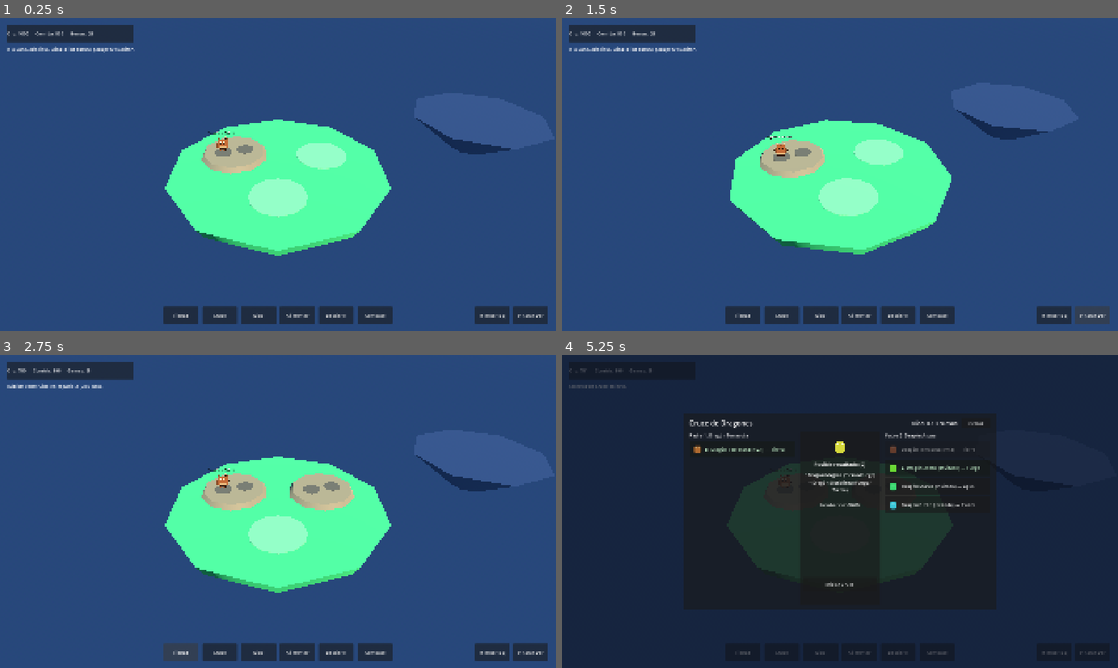
Above: before the commit, frames 1-4 (two rows, left to right).
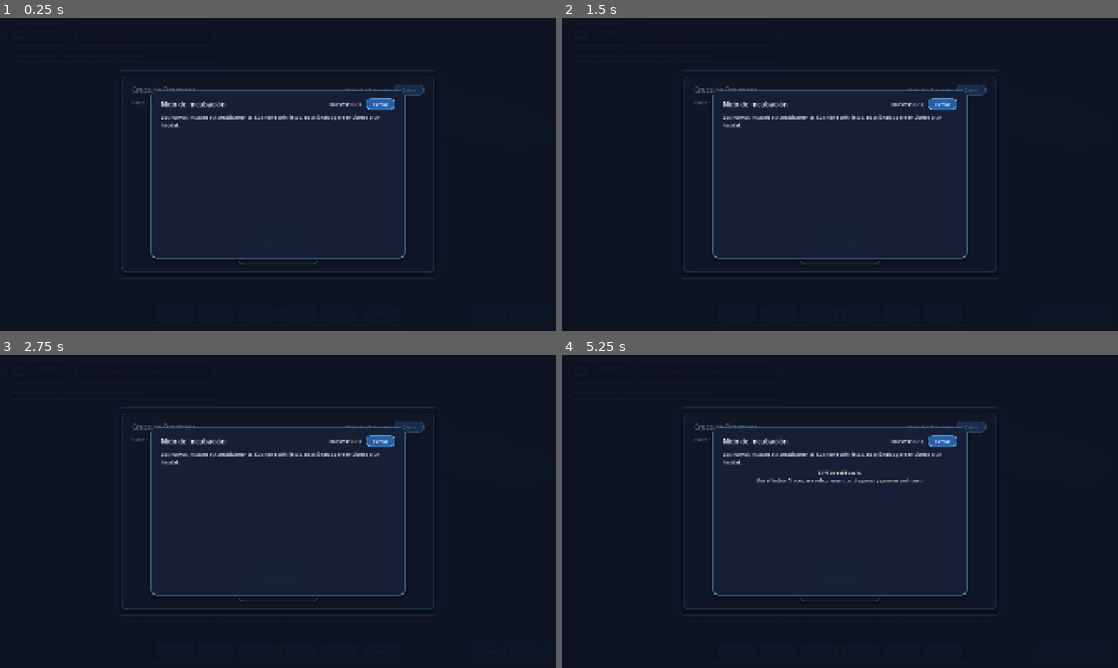
Above: after the commit, the same moments.

Repository: recab535/VJdeRecab
Game: Godot game, scene res://scenes/main.tscn
The game is run twice, just before and just after one commit, with the same random seed, the same clock (stepped at 60 frames per second) and the same inputs.
Inputs:
- Up to frame 1 (0.25 s): no input
- Up to frame 2 (1.5 s): click "↺ Rotar Izq" (after the commit: "↺ Rotar") at 0.5 s; click "↻ Rotar Der" (after the commit: "Rotar ↻") at 1.25 s
- Up to frame 3 (2.75 s): click "Tienda" at 2 s
- Up to frame 4 (5.25 s): click "Cruce" at 2.75 s; click "Nido" at 3.5 s; click "Alimentar" at 4.25 s; click "Bestiario" at 5 s

The runs differ from the first frame. In frame 1, 99% of the frame differs, in the area x 0-100%, y 0-100%; in frame 2, 99%; in frame 3, 99%; in frame 4, 68%.

Commit message:
feat(UI): crear game_theme.tres, extraer hud_basic.tscn estilizado y animaciones Tween

Diff:
--- /dev/null
+++ b/assets/ui/game_theme.tres
@@ -0,0 +1,127 @@
+[gd_resource type="Theme" load_steps=9 format=3]
+
+[sub_resource type="StyleBoxFlat" id="StyleBoxFlat_btn_disabled"]
+content_margin_left = 14.0
+content_margin_top = 8.0
+content_margin_right = 14.0
+content_margin_bottom = 8.0
+bg_color = Color(0.18, 0.21, 0.28, 0.72)
+border_width_left = 2
+border_width_top = 2
+border_width_right = 2
+border_width_bottom = 4
+border_color = Color(0.32, 0.36, 0.44, 0.8)
+corner_radius_top_left = 14
+corner_radius_top_right = 14
+corner_radius_bottom_right = 14
+corner_radius_bottom_left = 14
+
+[sub_resource type="StyleBoxFlat" id="StyleBoxFlat_btn_hover"]
+content_margin_left = 14.0
+content_margin_top = 8.0
+content_margin_right = 14.0
+content_margin_bottom = 8.0
+bg_color = Color(0.24, 0.56, 0.92, 1)
+border_width_left = 2
+border_width_top = 2
+border_width_right = 2
+border_width_bottom = 4
+border_color = Color(0.95, 0.86, 0.42, 1)
+corner_radius_top_left = 14
+corner_radius_top_right = 14
+corner_radius_bottom_right = 14
+corner_radius_bottom_left = 14
+shadow_color = Color(0, 0, 0, 0.45)
+shadow_size = 6
+shadow_offset = Vector2(0, 3)
+
+[sub_resource type="StyleBoxFlat" id="StyleBoxFlat_btn_normal"]
+content_margin_left = 14.0
+content_margin_top = 8.0
+content_margin_right = 14.0
+content_margin_bottom = 8.0
+bg_color = Color(0.16, 0.38, 0.68, 0.96)
+border_width_left = 2
+border_width_top = 2
+border_width_right = 2
+border_width_bottom = 4
+border_color = Color(0.45, 0.78, 1, 0.95)
+corner_radius_top_left = 14
+corner_radius_top_right = 14
+corner_radius_bottom_right = 14
+corner_radius_bottom_left = 14
+shadow_color = Color(0, 0, 0, 0.38)
+shadow_size = 5
+shadow_offset = Vector2(0, 3)
+
+[sub_resource type="StyleBoxFlat" id="StyleBoxFlat_btn_pressed"]
+content_margin_left = 14.0
+content_margin_top = 10.0
+content_margin_right = 14.0
+content_margin_bottom = 6.0
+bg_color = Color(0.12, 0.28, 0.52, 1)
+border_width_left = 2
+border_width_top = 2
+border_width_right = 2
+border_width_bottom = 2
+border_color = Color(1, 0.84, 0.32, 1)
+corner_radius_top_left = 14
+corner_radius_top_right = 14
+corner_radius_bottom_right = 14
+corner_radius_bottom_left = 14
+
+[sub_resource type="StyleBoxFlat" id="StyleBoxFlat_panel"]
+content_margin_left = 16.0
+content_margin_top = 12.0
+content_margin_right = 16.0
+content_margin_bottom = 12.0
+bg_color = Color(0.09, 0.13, 0.22, 0.92)
+border_width_left = 2
+border_width_top = 2
+border_width_right = 2
+border_width_bottom = 4
+border_color = Color(0.42, 0.74, 0.98, 0.85)
+corner_radius_top_left = 18
+corner_radius_top_right = 18
+corner_radius_bottom_right = 18
+corner_radius_bottom_left = 18
+shadow_color = Color(0, 0, 0, 0.5)
+shadow_size = 10
+shadow_offset = Vector2(0, 5)
+
+[sub_resource type="StyleBoxFlat" id="StyleBoxFlat_pb_bg"]
+bg_color = Color(0.06, 0.08, 0.14, 0.95)
+border_width_left = 2
+border_width_top = 2
+border_width_right = 2
+border_width_bottom = 2
+border_color = Color(0.28, 0.42, 0.62, 0.9)
+corner_radius_top_left = 10
+corner_radius_top_right = 10
+corner_radius_bottom_right = 10
+corner_radius_bottom_left = 10
+
+[sub_resource type="StyleBoxFlat" id="StyleBoxFlat_pb_fill"]
+bg_color = Color(0.26, 0.84, 0.46, 1)
+corner_radius_top_left = 8
+corner_radius_top_right = 8
+corner_radius_bottom_right = 8
+corner_radius_bottom_left = 8
+
+[resource]
+default_font_size = 17
+Button/colors/font_color = Color(0.96, 0.98, 1, 1)
+Button/colors/font_disabled_color = Color(0.55, 0.6, 0.68, 0.8)
+Button/colors/font_hover_color = Color(1, 0.96, 0.78, 1)
+Button/colors/font_pressed_color = Color(1, 0.88, 0.52, 1)
+Button/styles/disabled = SubResource("StyleBoxFlat_btn_disabled")
+Button/styles/focus = SubResource("StyleBoxFlat_btn_hover")
+Button/styles/hover = SubResource("StyleBoxFlat_btn_hover")
+Button/styles/normal = SubResource("StyleBoxFlat_btn_normal")
+Button/styles/pressed = SubResource("StyleBoxFlat_btn_pressed")
+Label/colors/font_color = Color(0.94, 0.96, 1, 1)
+Label/colors/font_outline_color = Color(0.05, 0.07, 0.12, 0.95)
+Label/constants/outline_size = 3
+PanelContainer/styles/panel = SubResource("StyleBoxFlat_panel")
+ProgressBar/styles/background = SubResource("StyleBoxFlat_pb_bg")
+ProgressBar/styles/fill = SubResource("StyleBoxFlat_pb_fill")
--- a/scenes/main.tscn
+++ b/scenes/main.tscn
@@ -1,12 +1,9 @@
-[gd_scene load_steps=22 format=3]
+[gd_scene load_steps=18 format=3]
 
 [ext_resource type="Script" path="res://scripts/main.gd" id="1_main"]
 [ext_resource type="Script" path="res://scripts/world/camera_rig.gd" id="2_cam"]
-[ext_resource type="Script" path="res://scripts/ui/hud_basic.gd" id="3_hud"]
-[ext_resource type="Script" path="res://scripts/world/locked_island.gd" id="4_locked"]
-[ext_resource type="PackedScene" path="res://scenes/ui/bestiario_panel.tscn" id="5_bestiario"]
-[ext_resource type="PackedScene" path="res://scenes/ui/breeding_panel.tscn" id="6_breeding"]
-[ext_resource type="PackedScene" path="res://scenes/ui/nest_panel.tscn" id="7_nest"]
+[ext_resource type="Script" path="res://scripts/world/locked_island.gd" id="3_locked"]
+[ext_resource type="PackedScene" path="res://scenes/ui/hud_basic.tscn" id="4_hud_scene"]
 
 [sub_resource type="ProceduralSkyMaterial" id="ProceduralSkyMaterial_1"]
 sky_top_color = Color(0.24, 0.58, 0.92, 1)
@@ -166,243 +163,4 @@
 transform = Transform3D(1, 0, 0, 0, 0.819152, 0.573576, 0, -0.573576, 0.819152, 0, 10, 14)
 fov = 50.0
 
-[node name="HUD" type="CanvasLayer" parent="."]
-script = ExtResource("3_hud")
-
-[node name="RootControl" type="Control" parent="HUD"]
-layout_mode = 3
-anchors_preset = 15
-anchor_right = 1.0
-anchor_bottom = 1.0
-grow_horizontal = 2
-grow_vertical = 2
-mouse_filter = 2
-
-[node name="RecursosPanel" type="PanelContainer" parent="HUD/RootControl"]
-layout_mode = 0
-offset_left = 24.0
-offset_top = 24.0
-offset_right = 460.0
-offset_bottom = 84.0
-
-[node name="HBoxRecursos" type="HBoxContainer" parent="HUD/RootControl/RecursosPanel"]
-layout_mode = 2
-theme_override_constants/separation = 24
-
-[node name="LblOro" type="Label" parent="HUD/RootControl/RecursosPanel/HBoxRecursos"]
-unique_name_in_owner = true
-layout_mode = 2
-text = "Oro: 1000"
-
-[node name="LblComida" type="Label" parent="HUD/RootControl/RecursosPanel/HBoxRecursos"]
-unique_name_in_owner = true
-layout_mode = 2
-text = "Comida: 500"
-
-[node name="LblGemas" type="Label" parent="HUD/RootControl/RecursosPanel/HBoxRecursos"]
-unique_name_in_owner = true
-layout_mode = 2
-text = "Gemas: 25"
-
-[node name="LblEstadoAccion" type="Label" parent="HUD/RootControl"]
-unique_name_in_owner = true
-layout_mode = 0
-offset_left = 24.0
-offset_top = 96.0
-offset_right = 760.0
-offset_bottom = 128.0
-text = "Isla Santuario lista. Clica la isla oscura para previsualizar."
-
-[node name="PanelIslaPreview" type="PanelContainer" parent="HUD/RootControl"]
-unique_name_in_owner = true
-visible = false
-layout_mode = 1
-anchors_preset = 8
-anchor_left = 0.5
-anchor_top = 0.5
-anchor_right = 0.5
-anchor_bottom = 0.5
-offset_left = -210.0
-offset_top = -120.0
-offset_right = 210.0
-offset_bottom = 120.0
-grow_horizontal = 2
-grow_vertical = 2
-
-[node name="VBoxPreview" type="VBoxContainer" parent="HUD/RootControl/PanelIslaPreview"]
-layout_mode = 2
-theme_override_constants/separation = 12
-
-[node name="LblIslaTitulo" type="Label" parent="HUD/RootControl/PanelIslaPreview/VBoxPreview"]
-unique_name_in_owner = true
-layout_mode = 2
-text = "Isla 2 — Bruma Volcánica"
-
-[node name="LblIslaDetalle" type="Label" parent="HUD/RootControl/PanelIslaPreview/VBoxPreview"]
-unique_name_in_owner = true
-layout_mode = 2
-text = "Espacios construibles: 4"
-
-[node name="HBoxPreviewBtns" type="HBoxContainer" parent="HUD/RootControl/PanelIslaPreview/VBoxPreview"]
-layout_mode = 2
-theme_override_constants/separation = 12
-
-[node name="BtnDesbloquearIsla" type="Button" parent="HUD/RootControl/PanelIslaPreview/VBoxPreview/HBoxPreviewBtns"]
-unique_name_in_owner = true
-custom_minimum_size = Vector2(200, 42)
-layout_mode = 2
-text = "Desbloquear (2500 Oro)"
-
-[node name="BtnCerrarPreview" type="Button" parent="HUD/RootControl/PanelIslaPreview/VBoxPreview/HBoxPreviewBtns"]
-unique_name_in_owner = true
-custom_minimum_size = Vector2(100, 42)
-layout_mode = 2
-text = "Cerrar"
-
-[node name="RotacionBar" type="HBoxContainer" parent="HUD/RootControl"]
-layout_mode = 1
-anchors_preset = 3
-anchor_left = 1.0
-anchor_top = 1.0
-anchor_right = 1.0
-anchor_bottom = 1.0
-offset_left = -280.0
-offset_top = -84.0
-offset_right = -24.0
-offset_bottom = -24.0
-grow_horizontal = 0
-grow_vertical = 0
-theme_override_constants/separation = 12
-
-[node name="BtnRotarIzq" type="Button" parent="HUD/RootControl/RotacionBar"]
-unique_name_in_owner = true
-custom_minimum_size = Vector2(120, 48)
-layout_mode = 2
-text = "↺ Rotar Izq"
-
-[node name="BtnRotarDer" type="Button" parent="HUD/RootControl/RotacionBar"]
-unique_name_in_owner = true
-custom_minimum_size = Vector2(120, 48)
-layout_mode = 2
-text = "↻ Rotar Der"
-
-[node name="AccionesBar" type="HBoxContainer" parent="HUD/RootControl"]
-layout_mode = 1
-anchors_preset = 7
-anchor_left = 0.5
-anchor_top = 1.0
-anchor_right = 0.5
-anchor_bottom = 1.0
-offset_left = -420.0
-offset_top = -84.0
-offset_right = 420.0
-offset_bottom = -24.0
-grow_horizontal = 2
-grow_vertical = 0
-theme_override_constants/separation = 14
-alignment = 1
-
-[node name="BtnTienda" type="Button" parent="HUD/RootControl/AccionesBar"]
-custom_minimum_size = Vector2(120, 48)
-layout_mode = 2
-text = "Tienda"
-
-[node name="BtnCruce" type="Button" parent="HUD/RootControl/AccionesBar"]
-custom_minimum_size = Vector2(120, 48)
-layout_mode = 2
-text = "Cruce"
-
-[node name="BtnNido" type="Button" parent="HUD/RootControl/AccionesBar"]
-custom_minimum_size = Vector2(120, 48)
-layout_mode = 2
-text = "Nido"
-
-[node name="BtnAlimentar" type="Button" parent="HUD/RootControl/AccionesBar"]
-custom_minimum_size = Vector2(120, 48)
-layout_mode = 2
-text = "Alimentar"
-
-[node name="BtnBestiario" type="Button" parent="HUD/RootControl/AccionesBar"]
-custom_minimum_size = Vector2(120, 48)
-layout_mode = 2
-text = "Bestiario"
-
-[node name="BtnCombate" type="Button" parent="HUD/RootControl/AccionesBar"]
-custom_minimum_size = Vector2(120, 48)
-layout_mode = 2
-text = "Combate"
-
-[node name="PanelAlimentar" type="PanelContainer" parent="HUD/RootControl"]
-unique_name_in_owner = true
-visible = false
-layout_mode = 1
-anchors_preset = 8
-anchor_left = 0.5
-anchor_top = 0.5
-anchor_right = 0.5
-anchor_bottom = 0.5
-offset_left = -220.0
-offset_top = -145.0
-offset_right = 220.0
-offset_bottom = 145.0
-grow_horizontal = 2
-grow_vertical = 2
-
-[node name="VBoxAlimentar" type="VBoxContainer" parent="HUD/RootControl/PanelAlimentar"]
-layout_mode = 2
-theme_override_constants/separation = 12
-
-[node name="LblDragonTitulo" type="Label" parent="HUD/RootControl/PanelAlimentar/VBoxAlimentar"]
-unique_name_in_owner = true
-layout_mode = 2
-text = "Dragón Terracota — Nivel 1 (Cría)"
-
-[node name="LblDragonStats" type="Label" parent="HUD/RootControl/PanelAlimentar/VBoxAlimentar"]
-unique_name_in_owner = true
-layout_mode = 2
-text = "HP: 120 | ATK: 24 | SPD: 18
-Oro/min: 12"
-
-[node name="HBoxNavDragon" type="HBoxContainer" parent="HUD/RootControl/PanelAlimentar/VBoxAlimentar"]
-layout_mode = 2
-theme_override_constants/separation = 10
-
-[node name="BtnAnteriorDragon" type="Button" parent="HUD/RootControl/PanelAlimentar/VBoxAlimentar/HBoxNavDragon"]
-unique_name_in_owner = true
-custom_minimum_size = Vector2(90, 36)
-layout_mode = 2
-text = "◀ Anterior"
-
-[node name="BtnSiguienteDragon" type="Button" parent="HUD/RootControl/PanelAlimentar/VBoxAlimentar/HBoxNavDragon"]
-unique_name_in_owner = true
-custom_minimum_size = Vector2(90, 36)
-layout_mode = 2
-text = "Siguiente ▶"
-
-[node name="HBoxAlimentarBtns" type="HBoxContainer" parent="HUD/RootControl/PanelAlimentar/VBoxAlimentar"]
-layout_mode = 2
-theme_override_constants/separation = 12
-
-[node name="BtnAlimentarDragon" type="Button" parent="HUD/RootControl/PanelAlimentar/VBoxAlimentar/HBoxAlimentarBtns"]
-unique_name_in_owner = true
-custom_minimum_size = Vector2(220, 44)
-layout_mode = 2
-text = "Alimentar (50 Comida)"
-
-[node name="BtnCerrarAlimentar" type="Button" parent="HUD/RootControl/PanelAlimentar/VBoxAlimentar/HBoxAlimentarBtns"]
-unique_name_in_owner = true
-custom_minimum_size = Vector2(100, 44)
-layout_mode = 2
-text = "Cerrar"
-
-[node name="BestiarioPanel" parent="HUD/RootControl" instance=ExtResource("5_bestiario")]
-visible = false
-layout_mode = 1
-
-[node name="BreedingPanel" parent="HUD/RootControl" instance=ExtResource("6_breeding")]
-visible = false
-layout_mode = 1
-
-[node name="NestPanel" parent="HUD/RootControl" instance=ExtResource("7_nest")]
-visible = false
-layout_mode = 1
+[node name="HUD" parent="." instance=ExtResource("4_hud_scene")]
--- /dev/null
+++ b/scenes/ui/hud_basic.tscn
@@ -0,0 +1,280 @@
+[gd_scene load_steps=6 format=3]
+
+[ext_resource type="Script" path="res://scripts/ui/hud_basic.gd" id="1_hud"]
+[ext_resource type="Theme" path="res://assets/ui/game_theme.tres" id="2_theme"]
+[ext_resource type="PackedScene" path="res://scenes/ui/bestiario_panel.tscn" id="3_bestiario"]
+[ext_resource type="PackedScene" path="res://scenes/ui/breeding_panel.tscn" id="4_breeding"]
+[ext_resource type="PackedScene" path="res://scenes/ui/nest_panel.tscn" id="5_nest"]
+
+[node name="HUD" type="CanvasLayer"]
+script = ExtResource("1_hud")
+
+[node name="RootControl" type="Control" parent="."]
+layout_mode = 3
+anchors_preset = 15
+anchor_right = 1.0
+anchor_bottom = 1.0
+grow_horizontal = 2
+grow_vertical = 2
+mouse_filter = 2
+theme = ExtResource("2_theme")
+
+[node name="TopLeftBar" type="HBoxContainer" parent="RootControl"]
+layout_mode = 0
+offset_left = 24.0
+offset_top = 20.0
+offset_right = 920.0
+offset_bottom = 96.0
+theme_override_constants/separation = 16
+
+[node name="NivelPanel" type="PanelContainer" parent="RootControl/TopLeftBar"]
+custom_minimum_size = Vector2(220, 68)
+layout_mode = 2
+
+[node name="VBoxNivel" type="VBoxContainer" parent="RootControl/TopLeftBar/NivelPanel"]
+layout_mode = 2
+theme_override_constants/separation = 6
+
+[node name="LblNivelJugador" type="Label" parent="RootControl/TopLeftBar/NivelPanel/VBoxNivel"]
+unique_name_in_owner = true
+layout_mode = 2
+text = "Nivel 1 — Domador"
+
+[node name="PbNivelJugador" type="ProgressBar" parent="RootControl/TopLeftBar/NivelPanel/VBoxNivel"]
+unique_name_in_owner = true
+custom_minimum_size = Vector2(0, 14)
+layout_mode = 2
+max_value = 100.0
+value = 25.0
+show_percentage = false
+
+[node name="RecursosPanel" type="PanelContainer" parent="RootControl/TopLeftBar"]
+custom_minimum_size = Vector2(480, 68)
+layout_mode = 2
+
+[node name="HBoxRecursos" type="HBoxContainer" parent="RootControl/TopLeftBar/RecursosPanel"]
+layout_mode = 2
+theme_override_constants/separation = 26
+alignment = 1
+
+[node name="LblOro" type="Label" parent="RootControl/TopLeftBar/RecursosPanel/HBoxRecursos"]
+unique_name_in_owner = true
+layout_mode = 2
+theme_override_colors/font_color = Color(1, 0.86, 0.34, 1)
+text = "Oro: 1000"
+
+[node name="LblComida" type="Label" parent="RootControl/TopLeftBar/RecursosPanel/HBoxRecursos"]
+unique_name_in_owner = true
+layout_mode = 2
+theme_override_colors/font_color = Color(0.54, 0.94, 0.56, 1)
+text = "Comida: 500"
+
+[node name="LblGemas" type="Label" parent="RootControl/TopLeftBar/RecursosPanel/HBoxRecursos"]
+unique_name_in_owner = true
+layout_mode = 2
+theme_override_colors/font_color = Color(0.56, 0.88, 1, 1)
+text = "Gemas: 25"
+
+[node name="StatusBanner" type="PanelContainer" parent="RootControl"]
+layout_mode = 0
+offset_left = 24.0
+offset_top = 106.0
+offset_right = 760.0
+offset_bottom = 154.0
+
+[node name="LblEstadoAccion" type="Label" parent="RootControl/StatusBanner"]
+unique_name_in_owner = true
+layout_mode = 2
+text = "Isla Santuario lista. Clica la isla oscura para previsualizar."
+
+[node name="PanelIslaPreview" type="PanelContainer" parent="RootControl"]
+unique_name_in_owner = true
+visible = false
+layout_mode = 1
+anchors_preset = 8
+anchor_left = 0.5
+anchor_top = 0.5
+anchor_right = 0.5
+anchor_bottom = 0.5
+offset_left = -230.0
+offset_top = -130.0
+offset_right = 230.0
+offset_bottom = 130.0
+grow_horizontal = 2
+grow_vertical = 2
+
+[node name="VBoxPreview" type="VBoxContainer" parent="RootControl/PanelIslaPreview"]
+layout_mode = 2
+theme_override_constants/separation = 14
+
+[node name="LblIslaTitulo" type="Label" parent="RootControl/PanelIslaPreview/VBoxPreview"]
+unique_name_in_owner = true
+layout_mode = 2
+theme_override_font_sizes/font_size = 22
+text = "Isla 2 — Bruma Volcánica"
+
+[node name="LblIslaDetalle" type="Label" parent="RootControl/PanelIslaPreview/VBoxPreview"]
+unique_name_in_owner = true
+layout_mode = 2
+text = "Espacios construibles: 4"
+
+[node name="HBoxPreviewBtns" type="HBoxContainer" parent="RootControl/PanelIslaPreview/VBoxPreview"]
+layout_mode = 2
+theme_override_constants/separation = 12
+
+[node name="BtnDesbloquearIsla" type="Button" parent="RootControl/PanelIslaPreview/VBoxPreview/HBoxPreviewBtns"]
+unique_name_in_owner = true
+custom_minimum_size = Vector2(220, 46)
+layout_mode = 2
+text = "Desbloquear (2500 Oro)"
+
+[node name="BtnCerrarPreview" type="Button" parent="RootControl/PanelIslaPreview/VBoxPreview/HBoxPreviewBtns"]
+unique_name_in_owner = true
+custom_minimum_size = Vector2(110, 46)
+layout_mode = 2
+text = "Cerrar"
+
+[node name="PanelAlimentar" type="PanelContainer" parent="RootControl"]
+unique_name_in_owner = true
+visible = false
+layout_mode = 1
+anchors_preset = 8
+anchor_left = 0.5
+anchor_top = 0.5
+anchor_right = 0.5
+anchor_bottom = 0.5
+offset_left = -250.0
+offset_top = -150.0
+offset_right = 250.0
+offset_bottom = 150.0
+grow_horizontal = 2
+grow_vertical = 2
+
+[node name="VBoxAlimentar" type="VBoxContainer" parent="RootControl/PanelAlimentar"]
+layout_mode = 2
+theme_override_constants/separation = 12
+
+[node name="LblDragonTitulo" type="Label" parent="RootControl/PanelAlimentar/VBoxAlimentar"]
+unique_name_in_owner = true
+layout_mode = 2
+theme_override_font_sizes/font_size = 20
+text = "Dragón Terracota (Niv. 1)"
+
+[node name="LblDragonStats" type="Label" parent="RootControl/PanelAlimentar/VBoxAlimentar"]
+unique_name_in_owner = true
+layout_mode = 2
+text = "HP: 420 | ATK: 85 | Oro/min: 12"
+
+[node name="HBoxNavDragon" type="HBoxContainer" parent="RootControl/PanelAlimentar/VBoxAlimentar"]
+layout_mode = 2
+theme_override_constants/separation = 12
+
+[node name="BtnAnteriorDragon" type="Button" parent="RootControl/PanelAlimentar/VBoxAlimentar/HBoxNavDragon"]
+unique_name_in_owner = true
+custom_minimum_size = Vector2(110, 40)
+layout_mode = 2
+text = "< Anterior"
+
+[node name="BtnSiguienteDragon" type="Button" parent="RootControl/PanelAlimentar/VBoxAlimentar/HBoxNavDragon"]
+unique_name_in_owner = true
+custom_minimum_size = Vector2(110, 40)
+layout_mode = 2
+text = "Siguiente >"
+
+[node name="HBoxAlimentarBtns" type="HBoxContainer" parent="RootControl/PanelAlimentar/VBoxAlimentar"]
+layout_mode = 2
+theme_override_constants/separation = 12
+
+[node name="BtnAlimentarDragon" type="Button" parent="RootControl/PanelAlimentar/VBoxAlimentar/HBoxAlimentarBtns"]
+unique_name_in_owner = true
+custom_minimum_size = Vector2(210, 44)
+layout_mode = 2
+text = "Alimentar (50 Comida)"
+
+[node name="BtnCerrarAlimentar" type="Button" parent="RootControl/PanelAlimentar/VBoxAlimentar/HBoxAlimentarBtns"]
+unique_name_in_owner = true
+custom_minimum_size = Vector2(100, 44)
+layout_mode = 2
+text = "Cerrar"
+
+[node name="RotacionBar" type="HBoxContainer" parent="RootControl"]
+layout_mode = 1
+anchors_preset = 3
+anchor_left = 1.0
+anchor_top = 1.0
+anchor_right = 1.0
+anchor_bottom = 1.0
+offset_left = -290.0
+offset_top = -92.0
+offset_right = -24.0
+offset_bottom = -24.0
+grow_horizontal = 0
+grow_vertical = 0
+theme_override_constants/separation = 12
+
+[node name="BtnRotarIzq" type="Button" parent="RootControl/RotacionBar"]
+unique_name_in_owner = true
+custom_minimum_size = Vector2(124, 54)
+layout_mode = 2
+text = "↺ Rotar"
+
+[node name="BtnRotarDer" type="Button" parent="RootControl/RotacionBar"]
+unique_name_in_owner = true
+custom_minimum_size = Vector2(124, 54)
+layout_mode = 2
+text = "Rotar ↻"
+
+[node name="BottomDock" type="PanelContainer" parent="RootControl"]
+layout_mode = 1
+anchors_preset = 7
+anchor_left = 0.5
+anchor_top = 1.0
+anchor_right = 0.5
+anchor_bottom = 1.0
+offset_left = -450.0
+offset_top = -100.0
+offset_right = 450.0
+offset_bottom = -18.0
+grow_horizontal = 2
+grow_vertical = 0
+
+[node name="AccionesBar" type="HBoxContainer" parent="RootControl/BottomDock"]
+layout_mode = 2
+theme_override_constants/separation = 14
+alignment = 1
+
+[node name="BtnTienda" type="Button" parent="RootControl/BottomDock/AccionesBar"]
+custom_minimum_size = Vector2(128, 52)
+layout_mode = 2
+text = "Tienda"
+
+[node name="BtnCruce" type="Button" parent="RootControl/BottomDock/AccionesBar"]
+custom_minimum_size = Vector2(128, 52)
+layout_mode = 2
+text = "Cruce"
+
+[node name="BtnNido" type="Button" parent="RootControl/BottomDock/AccionesBar"]
+custom_minimum_size = Vector2(128, 52)
+layout_mode = 2
+text = "Nido"
+
+[node name="BtnAlimentar" type="Button" parent="RootControl/BottomDock/AccionesBar"]
+custom_minimum_size = Vector2(128, 52)
+layout_mode = 2
+text = "Alimentar"
+
+[node name="BtnBestiario" type="Button" parent="RootControl/BottomDock/AccionesBar"]
+custom_minimum_size = Vector2(128, 52)
+layout_mode = 2
+text = "Bestiario"
+
+[node name="BtnCombate" type="Button" parent="RootControl/BottomDock/AccionesBar"]
+custom_minimum_size = Vector2(128, 52)
+layout_mode = 2
+text = "Combate"
+
+[node name="BestiarioPanel" parent="RootControl" instance=ExtResource("3_bestiario")]
+
+[node name="BreedingPanel" parent="RootControl" instance=ExtResource("4_breeding")]
+
+[node name="NestPanel" parent="RootControl" instance=ExtResource("5_nest")]
--- a/scripts/ui/hud_basic.gd
+++ b/scripts/ui/hud_basic.gd
@@ -9,6 +9,8 @@
 signal unlock_island_requested(island_id: int, cost_oro: int)
 signal feed_dragon_requested(dragon_uid: int)
 
+@onready var lbl_nivel_jugador: Label = %LblNivelJugador
+@onready var pb_nivel_jugador: ProgressBar = %PbNivelJugador
 @onready var lbl_oro: Label = %LblOro
 @onready var lbl_comida: Label = %LblComida
 @onready var lbl_gemas: Label = %LblGemas
@@ -66,6 +68,43 @@
 	panel_isla_preview.visible = false
 	if panel_alimentar:
 		panel_alimentar.visible = false
+	call_deferred("_attach_button_tweens", self)
+
+
+func set_player_level(level: int, xp_ratio: float = 0.25) -> void:
+	if lbl_nivel_jugador:
+		lbl_nivel_jugador.text = "Nivel %d — Domador" % level
+	if pb_nivel_jugador:
+		pb_nivel_jugador.value = clampf(xp_ratio * 100.0, 0.0, 100.0)
+
+
+func _attach_button_tweens(root: Node) -> void:
+	for child: Node in root.get_children():
+		if child is Button:
+			var btn: Button = child as Button
+			if not btn.has_meta("tween_bound"):
+				btn.set_meta("tween_bound", true)
+				btn.mouse_entered.connect(func() -> void:
+					btn.pivot_offset = btn.size * 0.5
+					var tw: Tween = btn.create_tween()
+					tw.tween_property(btn, "scale", Vector2(1.06, 1.06), 0.1).set_trans(Tween.TRANS_QUAD).set_ease(Tween.EASE_OUT)
+				)
+				btn.mouse_exited.connect(func() -> void:
+					btn.pivot_offset = btn.size * 0.5
+					var tw: Tween = btn.create_tween()
+					tw.tween_property(btn, "scale", Vector2.ONE, 0.1).set_trans(Tween.TRANS_QUAD).set_ease(Tween.EASE_OUT)
+				)
+				btn.button_down.connect(func() -> void:
+					btn.pivot_offset = btn.size * 0.5
+					var tw: Tween = btn.create_tween()
+					tw.tween_property(btn, "scale", Vector2(0.94, 0.94), 0.06)
+				)
+				btn.button_up.connect(func() -> void:
+					btn.pivot_offset = btn.size * 0.5
+					var tw: Tween = btn.create_tween()
+					tw.tween_property(btn, "scale", Vector2(1.06, 1.06), 0.08)
+				)
+		_attach_button_tweens(child)
 
 
 func set_resources(oro: int, comida: int, gemas: int) -> void:
Not shown: 1 places in scenes/main.tscn that only renumber resources
Not shown, changed: ROADMAP_AUTO.md
